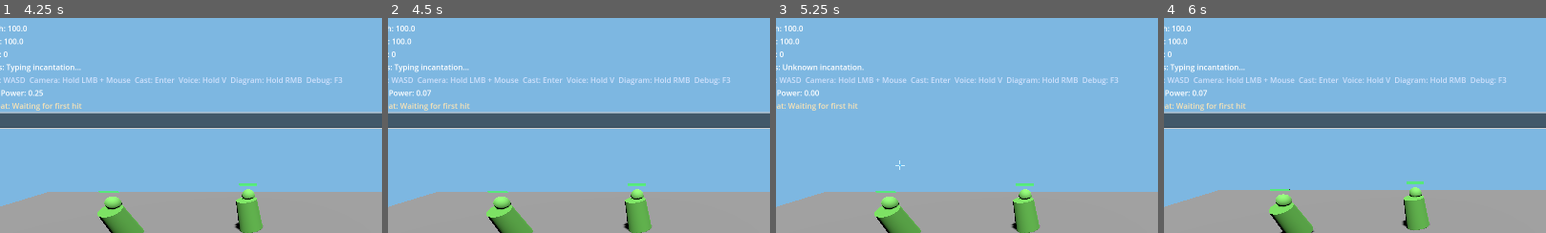
Above: before the commit, frames 1-4 (left to right).
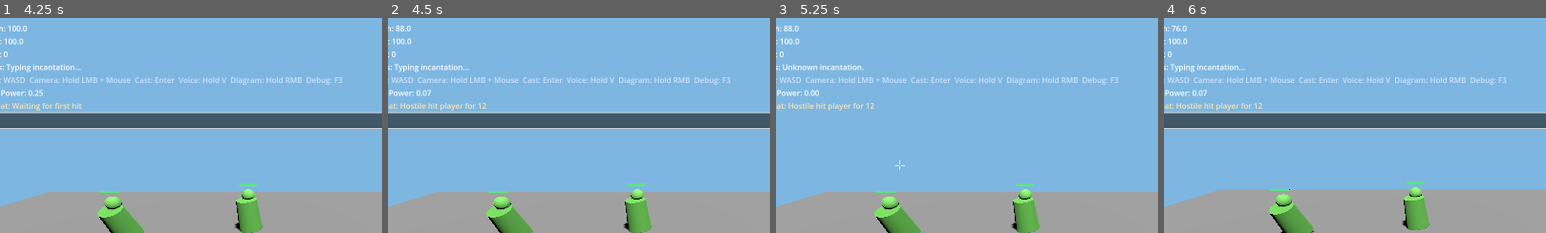
Above: after the commit, the same moments.

Repository: sh4d0w28/the-magic-engine
Game: Godot game, scene res://scenes/Main.tscn
The game is run twice, just before and just after one commit, with the same random seed, the same clock (stepped at 60 frames per second) and the same inputs.
Inputs (mouse positions are % of the whole screen's width and height, from its top left):
- Up to frame 1 (4.25 s): tap Enter at 0.5, 1.35, 2.85 s; move the mouse to (72, 45) at 0.52 s; hold D (move_right) 0.53-1.28 s; hold V (voice_charge) 0.53-1.28 s; click (72, 45) at 0.67 s; move the mouse to (30, 55) at 1.27 s; hold S (move_back) 1.28-2.03 s; move the mouse to (60, 28) at 2.02 s; hold D (move_right) 2.03-2.78 s; hold V (voice_charge) 2.03-2.78 s; move the mouse to (45, 70) at 2.77 s; hold W (move_forward) 2.78-3.5 s; click (45, 70) at 2.92 s; click (50, 24) at 3.52 s; type "12" at 3.6 s
- Up to frame 2 (4.5 s): move the mouse to (80, 65) at 4.27 s; hold A (move_left) from 4.28 s (still down); hold V (voice_charge) from 4.28 s (still down)
- Up to frame 3 (5.25 s): keep holding A (move_left); tap Space at 5 s; move the mouse to (20, 35) at 5.02 s; release V (voice_charge) at 5.03 s; tap Enter at 5.1 s
- Up to frame 4 (6 s): tap Enter at 5.75 s; move the mouse to (55, 50) at 5.77 s; release A (move_left) at 5.78 s; hold S (move_back) from 5.78 s (still down); hold V (voice_charge) from 5.78 s (still down); click (55, 50) at 5.92 s
The pictures show only the part of the screen within x 4-54%, y 1-51%; the shares and areas given below are measured in that part.

Frame 1 is identical in both runs. In frame 2, 0.4% of the frame differs, in the area x 2-26%, y 3-44%; in frame 3, 0.4%; in frame 4, 0.4%.

Commit message:
feat: add player defeat and encounter reset

Diff:
--- a/scenes/Main.tscn
+++ b/scenes/Main.tscn
@@ -1,6 +1,7 @@
 [gd_scene load_steps=7 format=3 uid="uid://d2itcma2pfpc7"]
 
 [ext_resource type="PackedScene" path="res://scenes/Player.tscn" id="1_wj1b0"]
+[ext_resource type="Script" path="res://scripts/Main.gd" id="1_ucbq2"]
 [ext_resource type="PackedScene" path="res://scenes/ui/HUD.tscn" id="2_8gobr"]
 [ext_resource type="PackedScene" path="res://scenes/ui/DebugPanel.tscn" id="3_a24eb"]
 [ext_resource type="Script" path="res://scripts/input/InputController.gd" id="4_7yyh0"]
@@ -19,6 +20,7 @@
 size = Vector3(30, 1, 30)
 
 [node name="Main" type="Node3D"]
+script = ExtResource("1_ucbq2")
 
 [node name="World" type="Node3D" parent="."]
 
--- /dev/null
+++ b/scripts/Main.gd
@@ -0,0 +1,78 @@
+extends Node3D
+
+@export var encounter_reset_delay_seconds: float = 1.25
+
+var _hostile_enemy_scene := preload("res://scenes/environment/HostileEnemy.tscn")
+
+@onready var _player: CharacterBody3D = $Player
+@onready var _hud: Control = $UI/HUD
+@onready var _debug_panel: PanelContainer = $UI/DebugPanel
+@onready var _active_spells: Node3D = $SpellManager/ActiveSpells
+@onready var _hostiles: Node3D = $World/Environment/Hostiles
+
+var _player_spawn_transform: Transform3D
+var _hostile_spawn_transforms: Array[Transform3D] = []
+var _reset_timer := -1.0
+
+
+func _ready() -> void:
+	_player_spawn_transform = _player.transform
+	for hostile in _hostiles.get_children():
+		_hostile_spawn_transforms.append(hostile.transform)
+		_connect_hostile(hostile)
+	if _player.has_signal("player_defeated"):
+		_player.player_defeated.connect(_on_player_defeated)
+
+
+func _process(delta: float) -> void:
+	if _reset_timer < 0.0:
+		return
+
+	_reset_timer -= delta
+	if _reset_timer <= 0.0:
+		reset_encounter()
+
+
+func reset_encounter() -> void:
+	_reset_timer = -1.0
+	for child in _active_spells.get_children():
+		child.queue_free()
+	for hostile in _hostiles.get_children():
+		hostile.queue_free()
+
+	if _hud.has_method("is_input_open") and _hud.is_input_open():
+		_hud.close_input()
+
+	_player.reset_to_transform(_player_spawn_transform)
+	_player.restore_to_full()
+	_respawn_hostiles()
+	_hud.set_status("Encounter reset. Press Enter to type an incantation.")
+	_hud.set_combat_feed("Arena reset.")
+	_debug_panel.set_message("Encounter reset after player defeat.")
+
+
+func _on_player_defeated() -> void:
+	if _reset_timer >= 0.0:
+		return
+
+	_reset_timer = encounter_reset_delay_seconds
+	_hud.set_status("You were defeated. Resetting encounter...")
+	_hud.set_combat_feed("Player defeated. Arena reset incoming.")
+	_debug_panel.set_message("Player health reached zero.")
+
+
+func _respawn_hostiles() -> void:
+	for spawn_transform in _hostile_spawn_transforms:
+		var hostile = _hostile_enemy_scene.instantiate()
+		_hostiles.add_child(hostile)
+		hostile.transform = spawn_transform
+		_connect_hostile(hostile)
+
+
+func _connect_hostile(hostile: Node) -> void:
+	if hostile.has_signal("player_contact_damage") and not hostile.player_contact_damage.is_connected(_on_player_contact_damage):
+		hostile.player_contact_damage.connect(_on_player_contact_damage)
+
+
+func _on_player_contact_damage(amount: float) -> void:
+	_hud.set_combat_feed("Hostile hit player for %.0f" % amount)
--- a/scripts/player/EnergySystem.gd
+++ b/scripts/player/EnergySystem.gd
@@ -46,6 +46,19 @@
 	_emit_changed()
 
 
+func apply_damage(amount: float) -> bool:
+	var requested_amount: float = maxf(amount, 0.0)
+	health = clampf(health - requested_amount, 0.0, max_health)
+	_emit_changed()
+	return is_alive()
+
+
+func restore_full() -> void:
+	health = max_health
+	mana = max_mana
+	_emit_changed()
+
+
 func is_alive() -> bool:
 	return health > 0.0
 
--- a/scripts/player/PlayerController.gd
+++ b/scripts/player/PlayerController.gd
@@ -1,6 +1,8 @@
 extends CharacterBody3D
 
 signal health_mana_changed(health: float, mana: float)
+signal player_damaged(amount: float, health_remaining: float)
+signal player_defeated
 
 @export var player_id: String = "player_1"
 @export var movement_speed: float = 6.5
@@ -15,6 +17,7 @@
 @onready var _camera_pivot: Node3D = $CameraPivot
 
 var _camera_pitch_radians := deg_to_rad(-25.0)
+var _defeat_reported := false
 
 
 func _ready() -> void:
@@ -26,6 +29,10 @@
 
 
 func _physics_process(delta: float) -> void:
+	if not is_alive():
+		velocity = Vector3.ZERO
+		return
+
 	var input_vector := Input.get_vector("move_left", "move_right", "move_forward", "move_back")
 	var move_direction := _get_camera_relative_direction(input_vector)
 	if move_direction != Vector3.ZERO:
@@ -45,6 +52,9 @@
 
 
 func _input(event: InputEvent) -> void:
+	if not is_alive():
+		return
+
 	if event is InputEventMouseMotion and (event.button_mask & MOUSE_BUTTON_MASK_LEFT) != 0:
 		orbit_camera(event.relative)
 		get_viewport().set_input_as_handled()
@@ -60,6 +70,26 @@
 
 func restore_mana(delta: float) -> void:
 	_energy_system.restore_mana(delta)
+
+
+func take_damage(amount: float) -> bool:
+	var was_alive := is_alive()
+	var alive_after_hit: bool = _energy_system.apply_damage(amount)
+	player_damaged.emit(amount, get_health())
+	if was_alive and not alive_after_hit and not _defeat_reported:
+		_defeat_reported = true
+		player_defeated.emit()
+	return alive_after_hit
+
+
+func restore_to_full() -> void:
+	_defeat_reported = false
+	_energy_system.restore_full()
+
+
+func reset_to_transform(respawn_transform: Transform3D) -> void:
+	transform = respawn_transform
+	velocity = Vector3.ZERO
 
 
 func is_alive() -> bool:
--- a/scripts/tests/AcceptanceRunner.gd
+++ b/scripts/tests/AcceptanceRunner.gd
@@ -283,6 +283,25 @@
 	_assert(not is_instance_valid(destroy_dummy) or destroy_dummy.is_queued_for_deletion(), "Target dummy is destroyed at zero health")
 	_assert(hud.get_node("MarginContainer/VBoxContainer/ScoreLabel").text.ends_with("1"), "Destroying dummy increases score")
 	_assert(hud.get_node("MarginContainer/VBoxContainer/CombatFeedLabel").text.contains("Dummy destroyed"), "Combat feed reports dummy destruction")
+
+	player.restore_to_full()
+	var player_health_before_hit: float = player.get_health()
+	hostile_enemy.force_attack_player()
+	await process_frame
+	_assert(player.get_health() < player_health_before_hit, "Hostile enemy damages player on contact")
+
+	player.restore_to_full()
+	player.take_damage(88.0)
+	hostile_enemy.force_attack_player()
+	await process_frame
+	main._process(float(main.get("encounter_reset_delay_seconds")) + 0.1)
+	await process_frame
+	await process_frame
+	_assert(is_equal_approx(player.get_health(), 100.0), "Player health resets after defeat")
+	_assert(is_equal_approx(player.get_mana(), 100.0), "Player mana resets after defeat")
+	_assert(player.global_position.distance_to(start_position) < 0.05, "Player respawns at arena start after defeat")
+	_assert(hostiles.get_child_count() >= 1, "Hostile enemies respawn after defeat")
+	_assert(hud.get_node("MarginContainer/VBoxContainer/CombatFeedLabel").text.contains("Arena reset"), "Combat feed reports encounter reset")
 
 	var voice_before: float = voice_power_tracker.get_voice_power()
 	Input.action_press("voice_charge")
